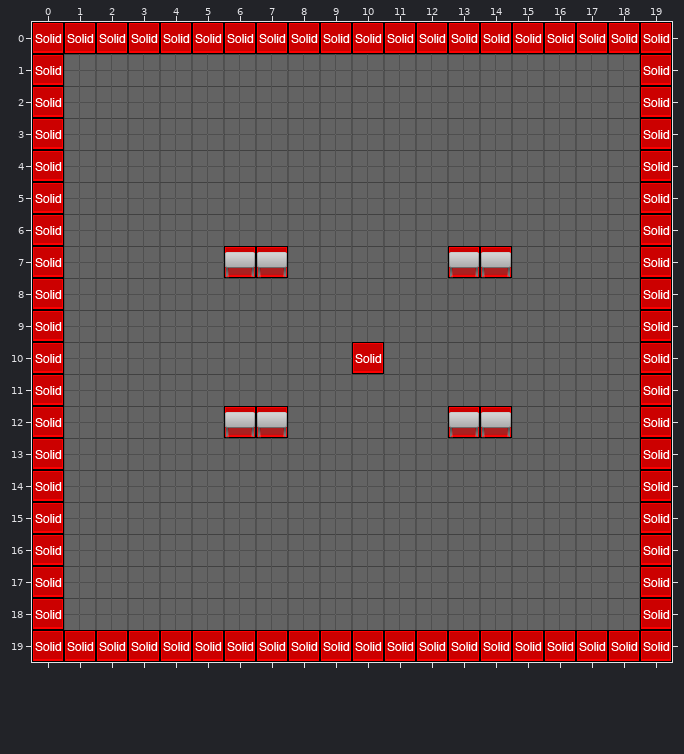
Two states of a Tiled map, data/testlevel.tmx. The picture above is the old version.
Cells are 32x32 px. Shown: x 0..19, y 0..19.
Now the later version:
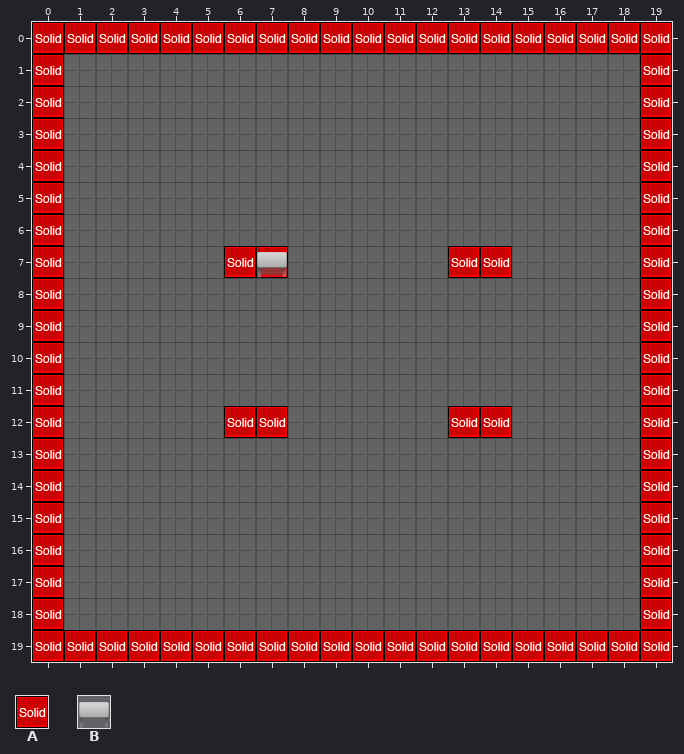
Key: from "COLLIDERS": A 0 "solid"; from "OBJ_TILESET": B 0.
Objects are placed by their top-left corner, in cells (3,4 is the top-left corner of cell 3,4); size is 1x1 cell unless given.
What changed:
Layer "Objects":
added: B "table" at 7,7
added: B "table" at 7,7
removed: B at 13,7
removed: B at 7,7
removed: B at 14,7
removed: B at 6,7
removed: A "player" at 10,10
removed: B at 13,12
removed: B at 7,12
removed: B at 6,12
removed: B at 14,12
